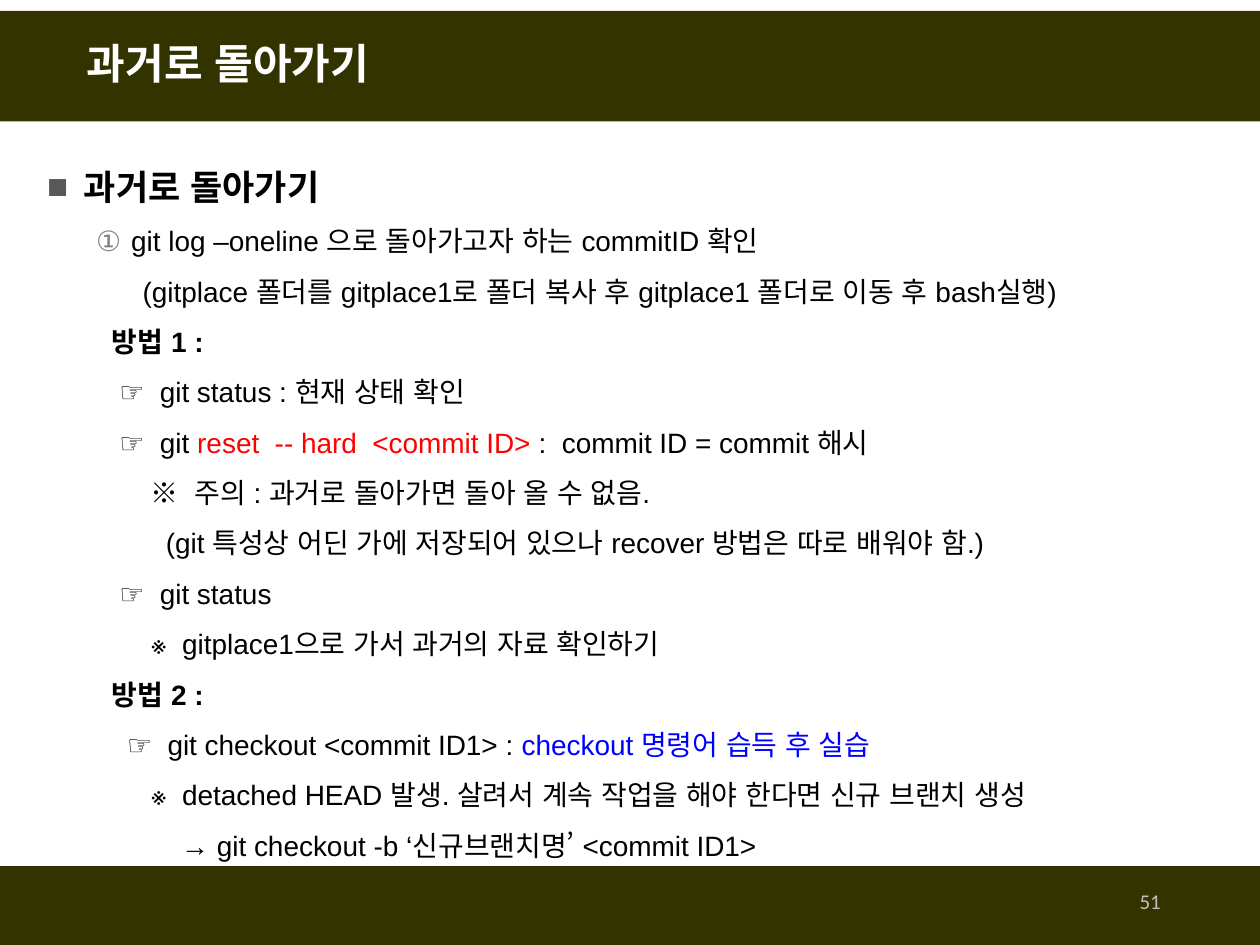
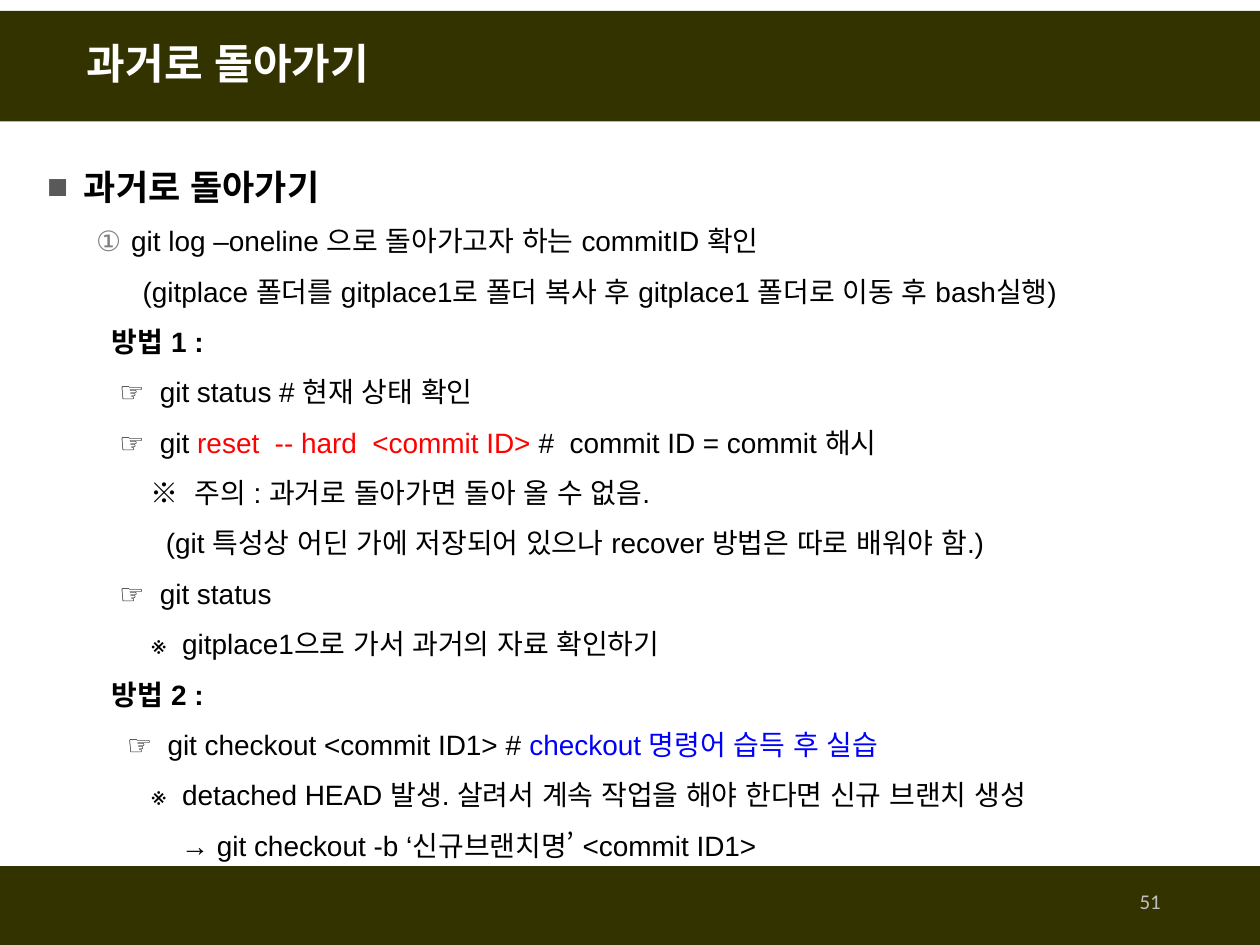
Before and after one commit to fasthill/github-lecture, a slide deck: slide 51 of git및github첫걸음-git사용하기.pptx. Drawn at 1260x945 pixels with LibreOffice and Linux fonts; fonts in the diff are those of the drawing. Boxes give left, top, right and bottom in pixels: in the first picture for what was removed or moved away, otherwise in the second. Text is boxed around its words. In the diff, an @@ line names an element or a change of style, - is before the commit and + after.

```diff
--- a/git및github첫걸음-git사용하기.pptx
+++ b/git및github첫걸음-git사용하기.pptx
@@ text at <box>160,378,876,458</box>: text changed @@
-  ☞ git status : 현재 상태 확인
-  ☞ git reset -- hard <commit ID> : commit ID = commit 해시
+  ☞ git status # 현재 상태 확인
+  ☞ git reset -- hard <commit ID> # commit ID = commit 해시
@@ text at <box>168,731,877,760</box>: text changed @@
-  ☞ git checkout <commit ID1> : checkout 명령어 습득 후 실습
+  ☞ git checkout <commit ID1> # checkout 명령어 습득 후 실습
```
Also in this commit, not shown: 39 other slides changed, 2 slides added, 1 slide removed.
